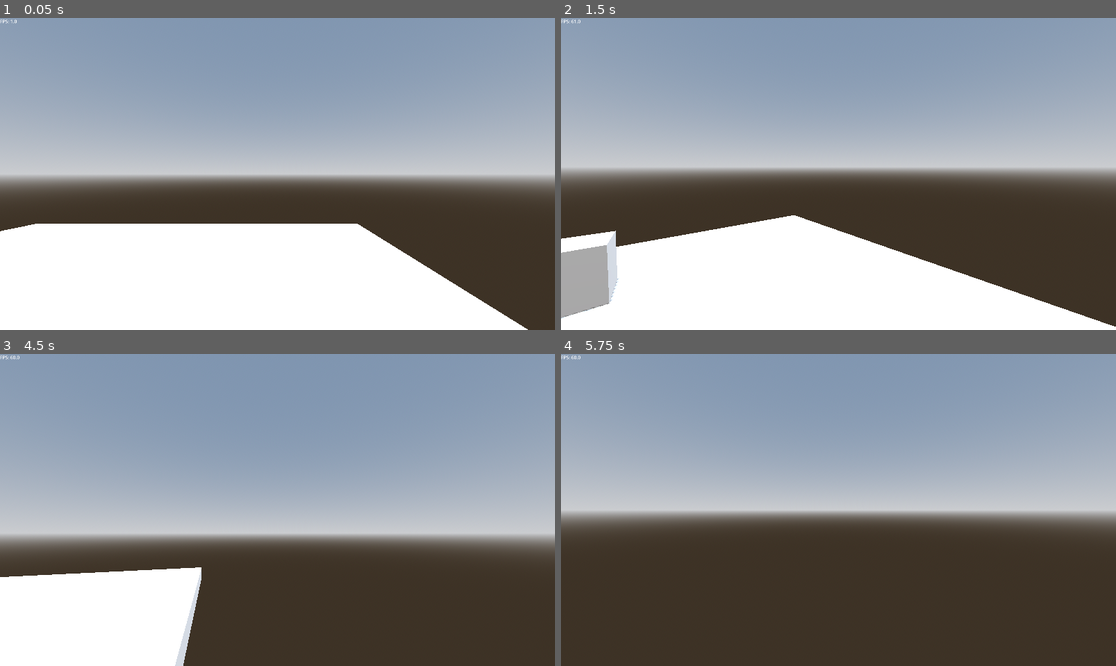
Above: before the commit, frames 1-4 (two rows, left to right).
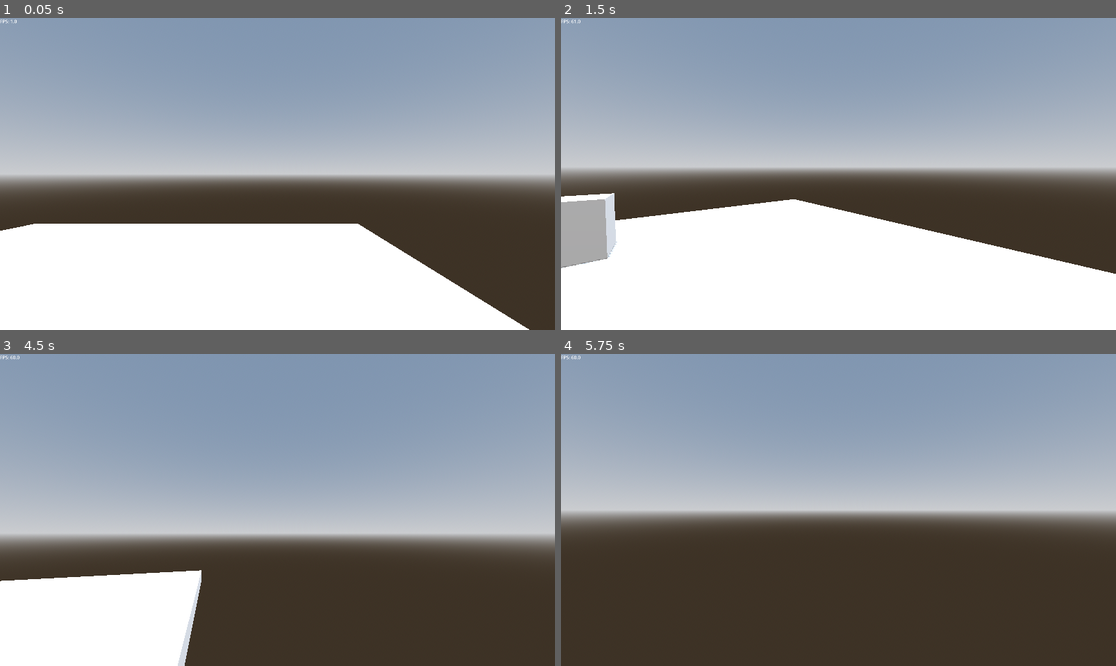
Above: after the commit, the same moments.

Repository: remidu64/GODSE
Game: Godot game, scene res://scenes/State-PlayState.tscn
Same seed, same stepped clock (60 frames per second), same inputs: the game is played once before the commit and once after it.
Inputs (mouse positions are in pixels of both pictures, inside the frame that each line leads up to):
- Up to frame 1 (0.05 s): no input
- Up to frame 2 (1.5 s): tap Enter at 0.5 s; move the mouse to (866, 174) at 0.52 s; hold W (forward) from 0.53 s (still down); tap Space (jump) at 0.77 s; move the mouse to (810, 174) at 1.27 s
- Up to frame 3 (4.5 s): keep holding W (forward); tap Space (jump) at 1.52, 3.02, 3.5, 3.77 s; move the mouse to (288, 503) at 2.02 s; move the mouse to (271, 516) at 2.77 s; move the mouse to (316, 513) at 3.52 s; tap Enter at 4.25 s; move the mouse to (233, 506) at 4.27 s
- Up to frame 4 (5.75 s): keep holding W (forward); tap Space (jump) at 4.52 s; move the mouse to (844, 510) at 5.02 s

The runs differ from the first frame. In frame 1, less than 0.1% of the frame differs, in the area x 0-96%, y 65-100%; in frame 2, 12%, in the area x 0-100%, y 56-99%; in frame 3, 0.5%; in frame 4, nothing differs.

Commit message:
made gravity stronker and made jumping also stronker

Diff:
--- a/project.godot
+++ b/project.godot
@@ -69,6 +69,10 @@
 ]
 }
 
+[physics]
+
+3d/default_gravity=20.0
+
 [rendering]
 
 renderer/rendering_method="gl_compatibility"
--- a/scripts/entities/Entity-Player.gd
+++ b/scripts/entities/Entity-Player.gd
@@ -9,7 +9,7 @@
 var inOptions = false
 
 const SPEED = 2.5
-const JUMP_VELOCITY = 4.5
+const JUMP_VELOCITY = 7
 
 const SUB_STATE_OPTIONS_MENU = preload("res://scenes/substates/SubState-OptionsMenu.tscn")
 # built in godot functions
